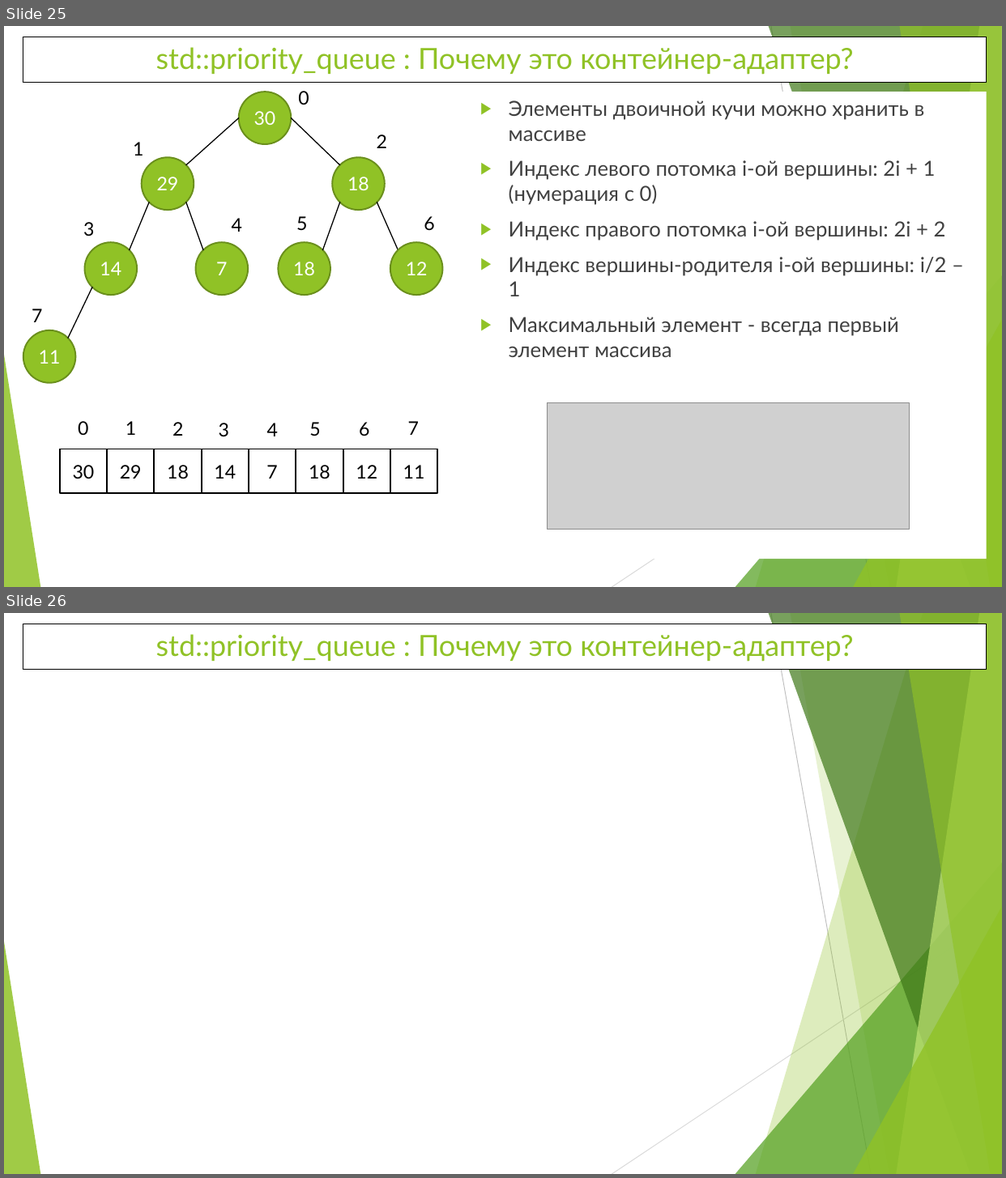
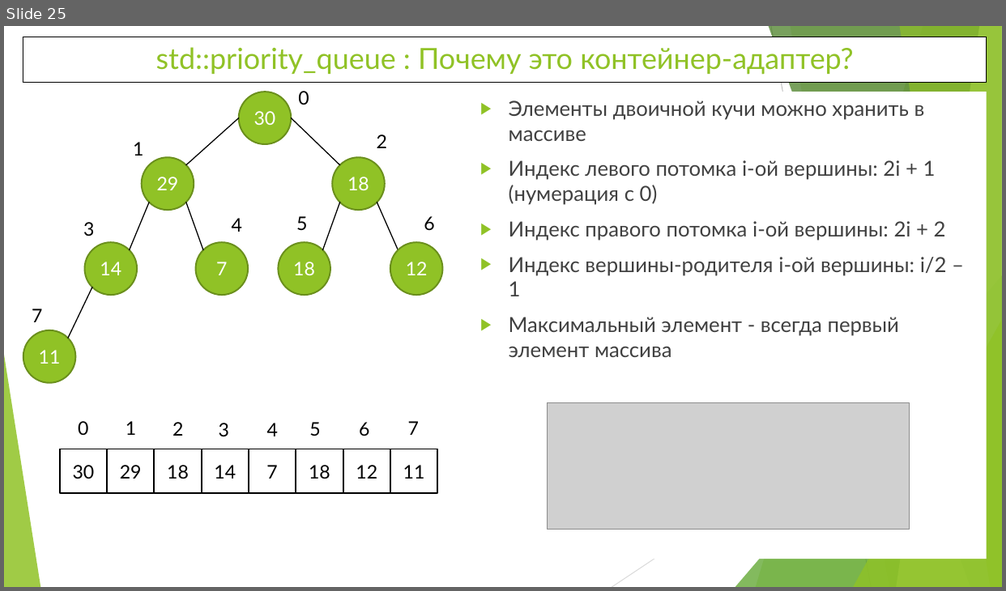
Before and after one commit to WhiteCatStudies/lectures, a slide deck: lecture1/lecture1.pptx. Shown one above the other, each under a label of ours: slides 25 and 26 before the commit, slide 25 after it. The pictures are 1006x1178 and 1006x591 pixels, drawn with LibreOffice and Linux fonts; fonts in the diff are those of the drawing; grey boxes stand for pictures. Boxes give left, top, right and bottom in pixels: in the first picture for what was removed or moved away, otherwise in the second. Text is boxed around its words. In the diff, an @@ line names an element or a change of style, - is before the commit and + after.

```diff
--- a/lecture1/lecture1.pptx
+++ b/lecture1/lecture1.pptx
@@ slide 26 removed at box(4, 613, 1002, 1174), background #FFFFFF; not listed: 10 template elements that a slide beside it also shows @@
@@ rectangle removed at box(23, 624, 987, 669) @@
-std::priority_queue : Почему это контейнер-адаптер?
```
Also in this commit, not shown: 2 slides added, 3 other slides removed, 2 other files.
